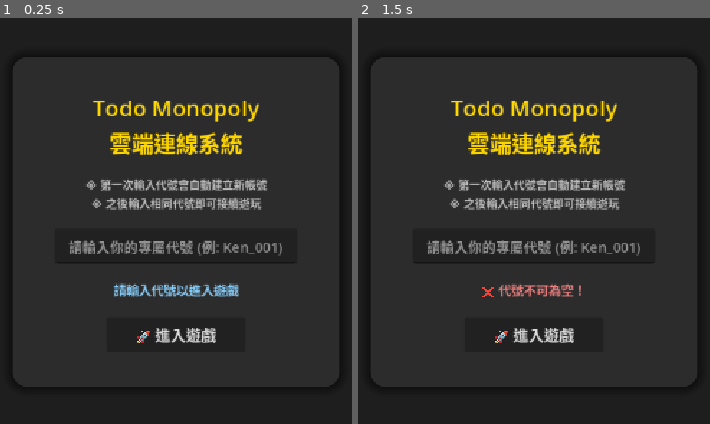
Above: before the commit, frames 1-2 (left to right).
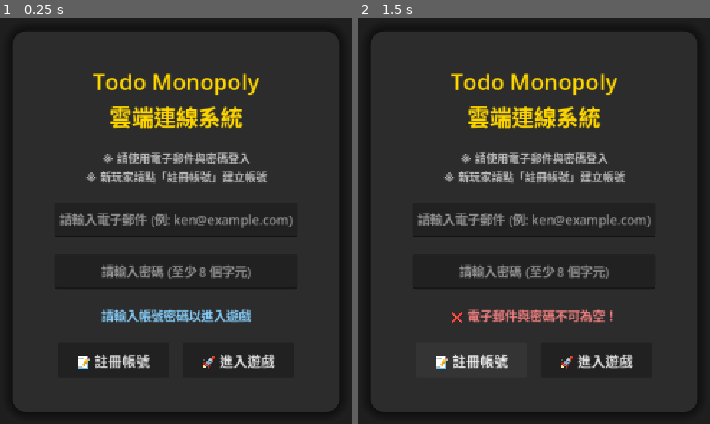
Above: after the commit, the same moments.

Repository: mirloss695/todo-monopoly
Game: Godot game, scene res://login.tscn
Two runs of this game, one before a commit and one after it. Both use one fixed random seed, a clock stepped at 60 frames per second and the inputs below.
Inputs (mouse positions are in pixels of both pictures, inside the frame that each line leads up to):
- Up to frame 1 (0.25 s): no input
- Up to frame 2 (1.5 s): click "🚀 進入遊戲" at 0.5 s; click (470, 359) at 1.25 s, where only the run after the commit has a clickable "📝 註冊帳號"

The runs differ from the first frame. In frame 1, 15% of the frame differs, in the area x 3-97%, y 9-92%; in frame 2, 15%.

Commit message:
修改登入方式
1、訪客登入改為白標登入
2、新增註冊流程：
呼叫 LL_WhiteLabel.SignUp.new(email, password).send() 建立新帳號
密碼少於 8 字元會在前端直接攔截（LootLocker 規定）
成功後提示玩家去信箱驗證

Diff:
--- a/login.gd
+++ b/login.gd
@@ -4,8 +4,10 @@
 var center_container: CenterContainer
 var panel: PanelContainer
 var title_label: Label
-var user_input: LineEdit
+var email_input: LineEdit
+var password_input: LineEdit
 var login_btn: Button
+var register_btn: Button
 var status_label: Label
 
 func _ready():
@@ -60,23 +62,32 @@
 
 	# --- 規則說明 ---
 	var desc_label = Label.new()
-	desc_label.text = "※ 第一次輸入代號會自動建立新帳號\n※ 之後輸入相同代號即可接續遊玩"
+	desc_label.text = "※ 請使用電子郵件與密碼登入\n※ 新玩家請點「註冊帳號」建立帳號"
 	desc_label.horizontal_alignment = HORIZONTAL_ALIGNMENT_CENTER
 	desc_label.add_theme_font_size_override("font_size", 16)
 	desc_label.set("theme_override_colors/font_color", Color.GRAY)
 	vbox.add_child(desc_label)
 
-	# --- 專屬代號輸入框 ---
-	user_input = LineEdit.new()
-	user_input.placeholder_text = "請輸入你的專屬代號 (例: Ken_001)"
-	user_input.custom_minimum_size = Vector2(350, 50)
-	user_input.add_theme_font_size_override("font_size", 20)
-	user_input.alignment = HORIZONTAL_ALIGNMENT_CENTER
-	vbox.add_child(user_input)
+	# --- 電子郵件輸入框 ---
+	email_input = LineEdit.new()
+	email_input.placeholder_text = "請輸入電子郵件 (例: ken@example.com)"
+	email_input.custom_minimum_size = Vector2(350, 50)
+	email_input.add_theme_font_size_override("font_size", 18)
+	email_input.alignment = HORIZONTAL_ALIGNMENT_CENTER
+	vbox.add_child(email_input)
+
+	# --- 密碼輸入框 ---
+	password_input = LineEdit.new()
+	password_input.placeholder_text = "請輸入密碼 (至少 8 個字元)"
+	password_input.custom_minimum_size = Vector2(350, 50)
+	password_input.add_theme_font_size_override("font_size", 18)
+	password_input.alignment = HORIZONTAL_ALIGNMENT_CENTER
+	password_input.secret = true  # 隱藏密碼顯示
+	vbox.add_child(password_input)
 
 	# --- 狀態提示文字 ---
 	status_label = Label.new()
-	status_label.text = "請輸入代號以進入遊戲"
+	status_label.text = "請輸入帳號密碼以進入遊戲"
 	status_label.horizontal_alignment = HORIZONTAL_ALIGNMENT_CENTER
 	status_label.add_theme_font_size_override("font_size", 18)
 	status_label.set("theme_override_colors/font_color", Color.LIGHT_SKY_BLUE)
@@ -87,45 +98,93 @@
 	# --- 按鈕區 ---
 	var btn_hbox = HBoxContainer.new()
 	btn_hbox.alignment = BoxContainer.ALIGNMENT_CENTER
+	btn_hbox.add_theme_constant_override("separation", 20)
 	vbox.add_child(btn_hbox)
+
+	register_btn = Button.new()
+	register_btn.text = "📝 註冊帳號"
+	register_btn.custom_minimum_size = Vector2(160, 50)
+	register_btn.add_theme_font_size_override("font_size", 20)
+	register_btn.pressed.connect(_on_register_pressed)
+	btn_hbox.add_child(register_btn)
 
 	login_btn = Button.new()
 	login_btn.text = "🚀 進入遊戲"
-	login_btn.custom_minimum_size = Vector2(200, 50)
-	login_btn.add_theme_font_size_override("font_size", 22)
+	login_btn.custom_minimum_size = Vector2(160, 50)
+	login_btn.add_theme_font_size_override("font_size", 20)
 	login_btn.pressed.connect(_on_login_pressed)
 	btn_hbox.add_child(login_btn)
 
 # ==========================================
-# ☁️ LootLocker 雲端連線邏輯
+# ☁️ 工具：停用 / 啟用按鈕
+# ==========================================
+func _set_buttons_disabled(disabled: bool):
+	login_btn.disabled = disabled
+	register_btn.disabled = disabled
+
+# ==========================================
+# 📝 註冊新帳號
+# ==========================================
+func _on_register_pressed():
+	var email    = email_input.text.strip_edges()
+	var password = password_input.text.strip_edges()
+
+	if email == "" or password == "":
+		status_label.text = "❌ 電子郵件與密碼不可為空！"
+		status_label.set("theme_override_colors/font_color", Color.LIGHT_CORAL)
+		return
+
+	if password.length() < 8:
+		status_label.text = "❌ 密碼至少需要 8 個字元！"
+		status_label.set("theme_override_colors/font_color", Color.LIGHT_CORAL)
+		return
+
+	status_label.text = "⏳ 正在建立帳號..."
+	status_label.set("theme_override_colors/font_color", Color.YELLOW)
+	_set_buttons_disabled(true)
+
+	# 使用 White Label SignUp 建立新帳號
+	var response = await LL_WhiteLabel.SignUp.new(email, password).send()
+
+	_set_buttons_disabled(false)
+
+	if response.success:
+		status_label.text = "✅ 帳號建立成功！\n可直接登入。"
+		status_label.set("theme_override_colors/font_color", Color.GREEN_YELLOW)
+	else:
+		status_label.text = "❌ 建立帳號失敗，該信箱可能已被使用"
+		status_label.set("theme_override_colors/font_color", Color.LIGHT_CORAL)
+
+# ==========================================
+# 🚀 登入並開始遊戲
 # ==========================================
 func _on_login_pressed():
-	var player_identifier = user_input.text.strip_edges()
+	var email    = email_input.text.strip_edges()
+	var password = password_input.text.strip_edges()
 
-	if player_identifier == "":
-		status_label.text = "❌ 代號不可為空！"
+	if email == "" or password == "":
+		status_label.text = "❌ 電子郵件與密碼不可為空！"
 		status_label.set("theme_override_colors/font_color", Color.LIGHT_CORAL)
 		return
 
 	status_label.text = "⏳ 正在連線至雲端伺服器..."
 	status_label.set("theme_override_colors/font_color", Color.YELLOW)
-	login_btn.disabled = true # 防止玩家瘋狂連點
+	_set_buttons_disabled(true)
 
-	# 【關鍵修復】使用 LootLocker Godot 4 SDK 的最新物件導向語法
-	var response = await LL_Authentication.GuestSession.new(player_identifier).send()
+	# 使用 White Label LoginAndStartSession 一步完成登入與建立遊戲 Session
+	var response = await LL_WhiteLabel.LoginAndStartSession.new(email, password).send()
 
-	login_btn.disabled = false # 恢復按鈕
+	_set_buttons_disabled(false)
 
 	if response.success:
 		status_label.text = "✅ 連線成功！正在同步雲端進度..."
 		status_label.set("theme_override_colors/font_color", Color.GREEN_YELLOW)
 
-		# 【新增】呼叫 SaveManager 從 LootLocker 下載這名玩家的專屬進度
+		# 呼叫 SaveManager 從 LootLocker 下載這名玩家的專屬進度
 		await SaveManager.load_from_cloud()
 
 		# 下載完成後，轉跳到主遊戲畫面
 		get_tree().change_scene_to_file("res://main.tscn")
 	else:
-		# 顯示伺服器回傳的錯誤
-		status_label.text = "❌ 連線失敗，請檢查網路狀態"
+		status_label.text = "❌ 登入失敗，請確認帳號密碼，\n或先至信箱完成驗證"
 		status_label.set("theme_override_colors/font_color", Color.LIGHT_CORAL)
